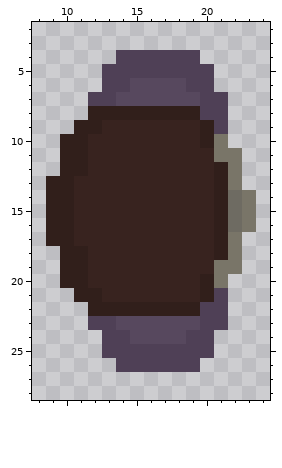
Two versions of one pixel-art sprite, res/gfx/female1/idle1.png. Above is the file before it was changed.
The file is 32x32 pixels. Colours within 5 levels of each other are drawn and written as one. Shown: x 8..24, y 2..28.
The same view after the edit:
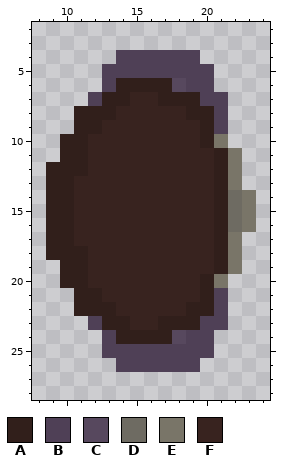
Palette (. is transparent): A #311f1b  B #4f4056  C #57485e  D #6e6b62  E #797568  F #38231f
The edit:
{"y":6,"x":14,"old":"BCCC","new":"AAAA"}
{"y":7,"x":13,"old":"BCCCCCC","new":"AAFFAAA"}
{"y":8,"x":11,"old":".","new":"A"}
{"y":8,"x":14,"old":"AAAAA","new":"FFFFF"}
{"y":8,"x":20,"old":"B","new":"A"}
{"y":11,"x":21,"old":"E","new":"A"}
{"y":12,"x":9,"old":".","new":"A"}
{"y":18,"x":9,"old":".","new":"A"}
{"y":19,"x":21,"old":"E","new":"A"}
{"y":22,"x":11,"old":".","new":"A"}
{"y":22,"x":14,"old":"AAAAA","new":"FFFFF"}
{"y":22,"x":20,"old":"B","new":"A"}
{"y":23,"x":13,"old":"BCCCCCC","new":"AAFFAAA"}
{"y":24,"x":14,"old":"BCCC","new":"AAAA"}
{"label":"changed","picture_box":[46,78,228,176]}
{"label":"changed","picture_box":[46,246,228,344]}
